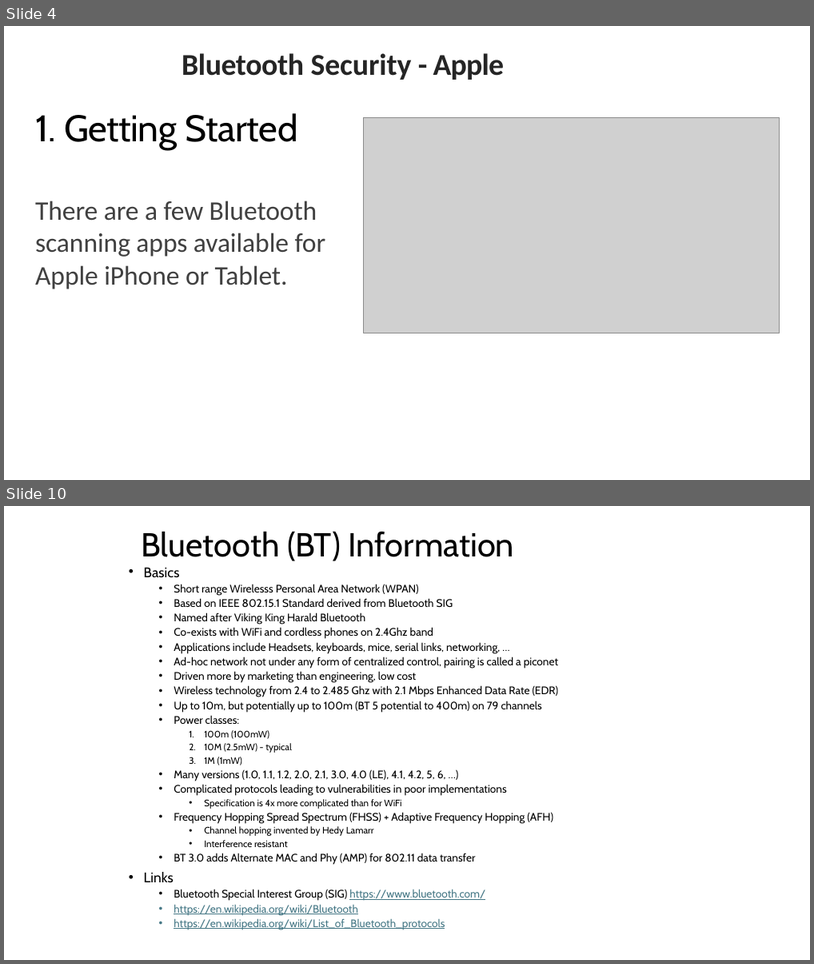
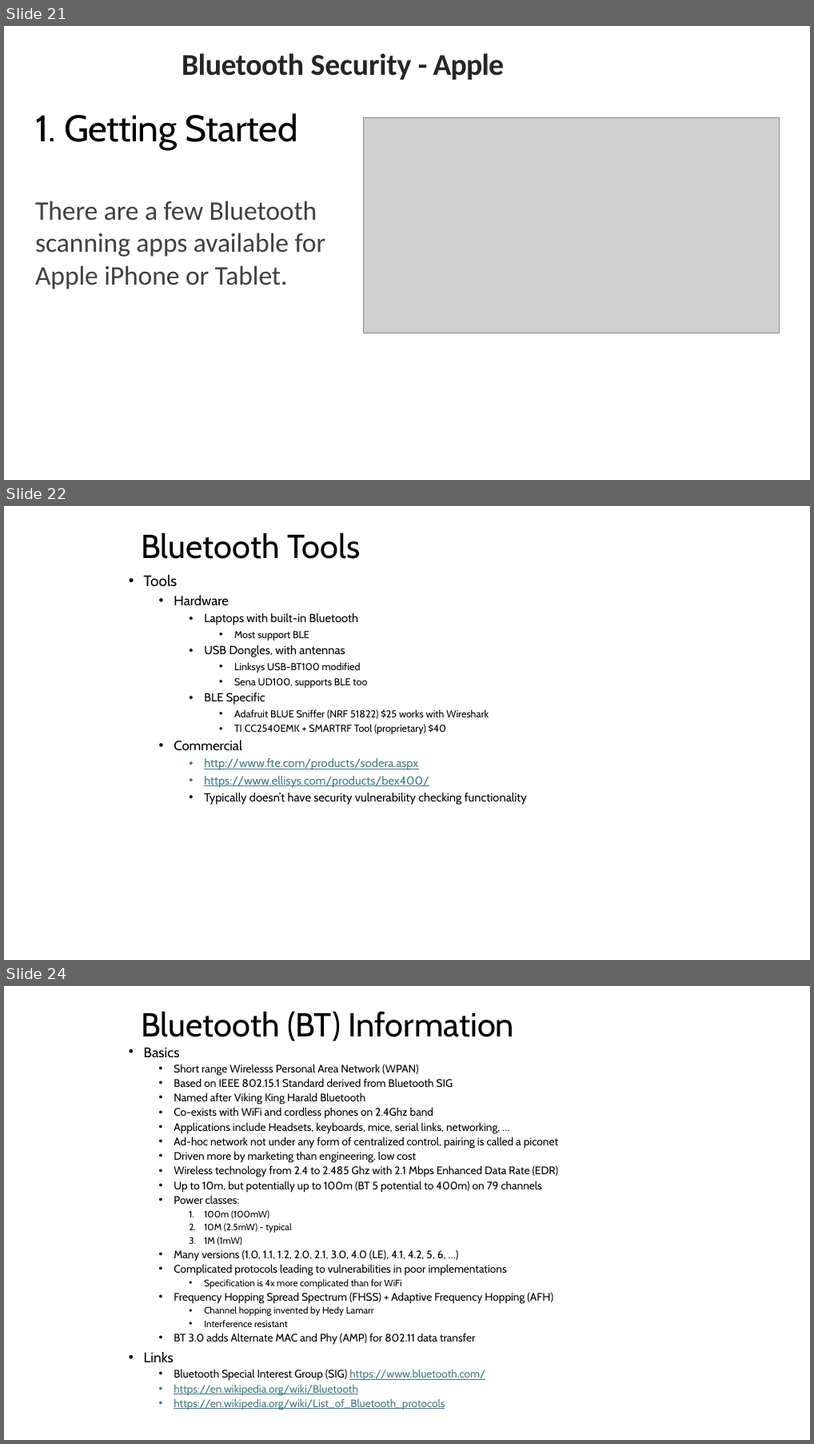
Before and after one commit to nprobert/AutoISAC-ACT-AdvWireless, a slide deck: 2 ACT AW - Bluetooth.pptx. Shown one above the other, each under a label of ours: slides 4 and 10 before the commit, slides 21, 22 and 24 after it; the slides between them are not shown. The pictures are 814x964 and 814x1444 pixels, drawn with LibreOffice and Linux fonts; fonts in the diff are those of the drawing; grey boxes stand for pictures. Boxes give left, top, right and bottom in pixels: in the first picture for what was removed or moved away, otherwise in the second. Text is boxed around its words. In the diff, an @@ line names an element or a change of style, - is before the commit and + after.

```diff
--- a/2 ACT AW - Bluetooth.pptx
+++ b/2 ACT AW - Bluetooth.pptx
@@ slide 22 added at (4, 506, 810, 960), background #FFFFFF @@
@@ title added at (141, 532, 361, 559), 39.6 pt, text #000000 @@
+Bluetooth Tools
@@ text added at (144, 575, 527, 804), 14 pt, text #000000 @@
+• Tools
+  • Hardware
+    • Laptops with built-in Bluetooth
+      • Most support BLE
+    • USB Dongles, with antennas
+      • Linksys USB-BT100 modified
+      • Sena UD100, supports BLE too
+    • BLE Specific
+      • Adafruit BLUE Sniffer (NRF 51822) $25 works with Wireshark
+      • TI CC2540EMK + SMARTRF Tool (proprietary) $40
+  • Commercial
+    • http://www.fte.com/products/sodera.aspx
+    • https://www.ellisys.com/products/bex400/
+    • Typically doesn’t have security vulnerability checking functionality
@@ what was slide 4 is now slide 21 @@
@@ what was slide 10 is now slide 24 @@
```
Also in this commit, not shown: 5 slides changed, 12 other slides added, 8 other files.
